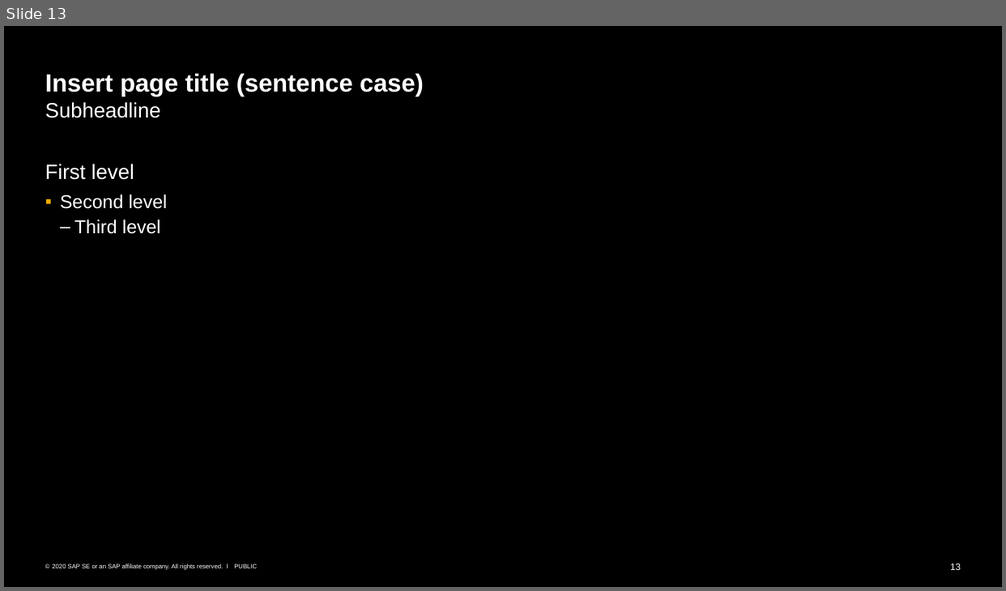
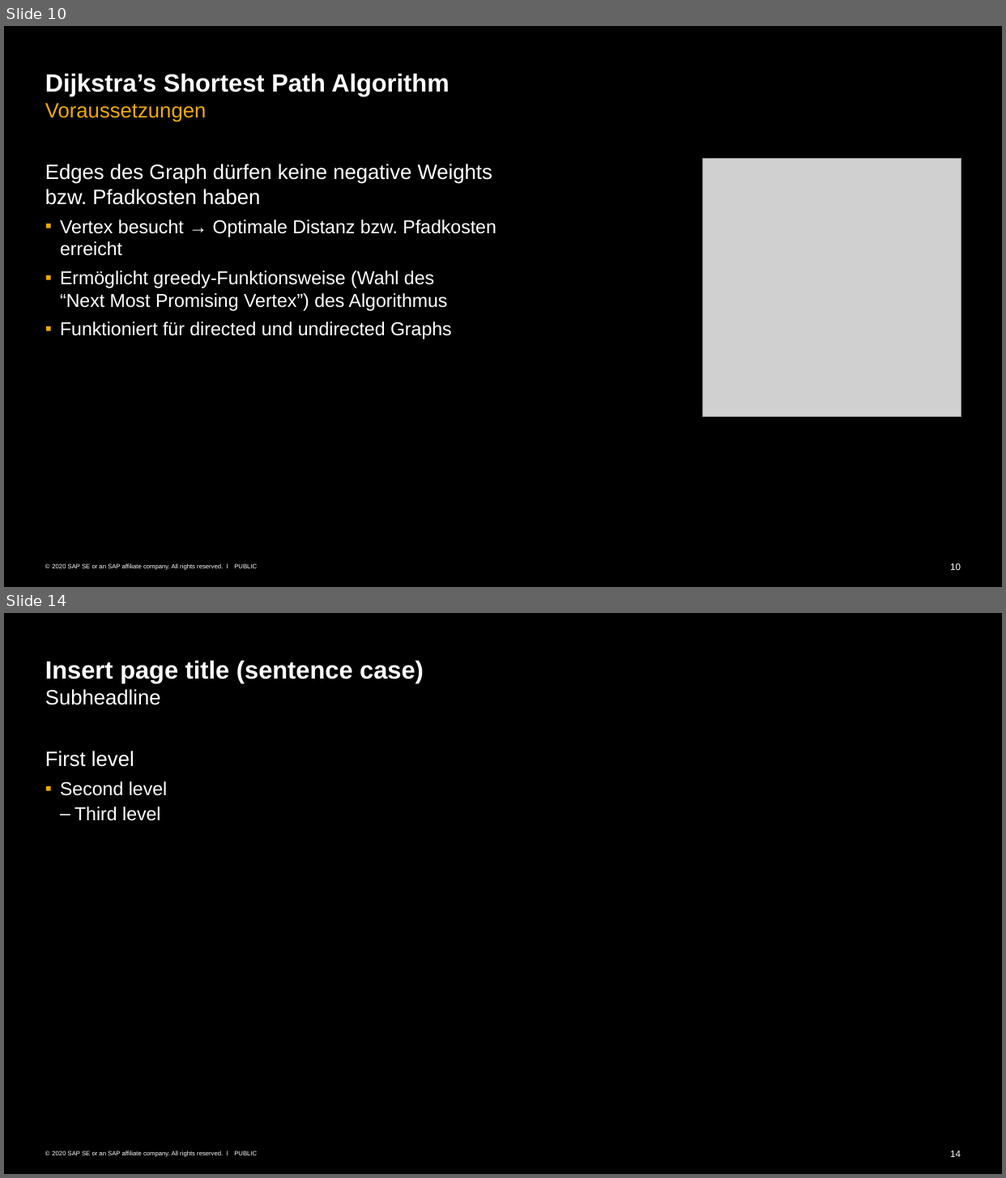
Before and after one commit to Andre-Gilbert/Dijkstra-Shortest-Path, a slide deck: docs/ALG_7_Graphen_Dijkstra.pptx. Shown one above the other, each under a label of ours: slide 13 before the commit, slides 10 and 14 after it; the slides between them are not shown. The pictures are 1006x591 and 1006x1178 pixels, drawn with LibreOffice and Linux fonts; fonts in the diff are those of the drawing; grey boxes stand for pictures. Boxes give left, top, right and bottom in pixels: in the first picture for what was removed or moved away, otherwise in the second. Text is boxed around its words. In the diff, an @@ line names an element or a change of style, - is before the commit and + after.

```diff
--- a/docs/ALG_7_Graphen_Dijkstra.pptx
+++ b/docs/ALG_7_Graphen_Dijkstra.pptx
@@ slide 10 added at (x1=4, y1=26, x2=1002, y2=587), background #000000; not listed: 3 template elements that a slide beside it also shows @@
@@ title added at (x1=45, y1=73, x2=449, y2=122), 24 pt, text #FFFFFF, bold @@
+Dijkstra’s Shortest Path Algorithm
+Voraussetzungen
@@ text added at (x1=45, y1=164, x2=496, y2=339), 18 pt, text #FFFFFF @@
+Edges des Graph dürfen keine negative Weights
+bzw. Pfadkosten haben
+  ▪ Vertex besucht → Optimale Distanz bzw. Pfadkosten
+    erreicht
+  ▪ Ermöglicht greedy-Funktionsweise (Wahl des
+    “Next Most Promising Vertex”) des Algorithmus
+  ▪ Funktioniert für directed und undirected Graphs
@@ picture added at (x1=703, y1=158, x2=961, y2=416) @@
@@ what was slide 13 is now slide 14 @@
@@ page number at (x1=950, y1=1151, x2=961, y2=1157): text changed @@
-13
+14
```
Also in this commit, not shown: 5 slides changed, 14 other slides added, 17 slides removed.
